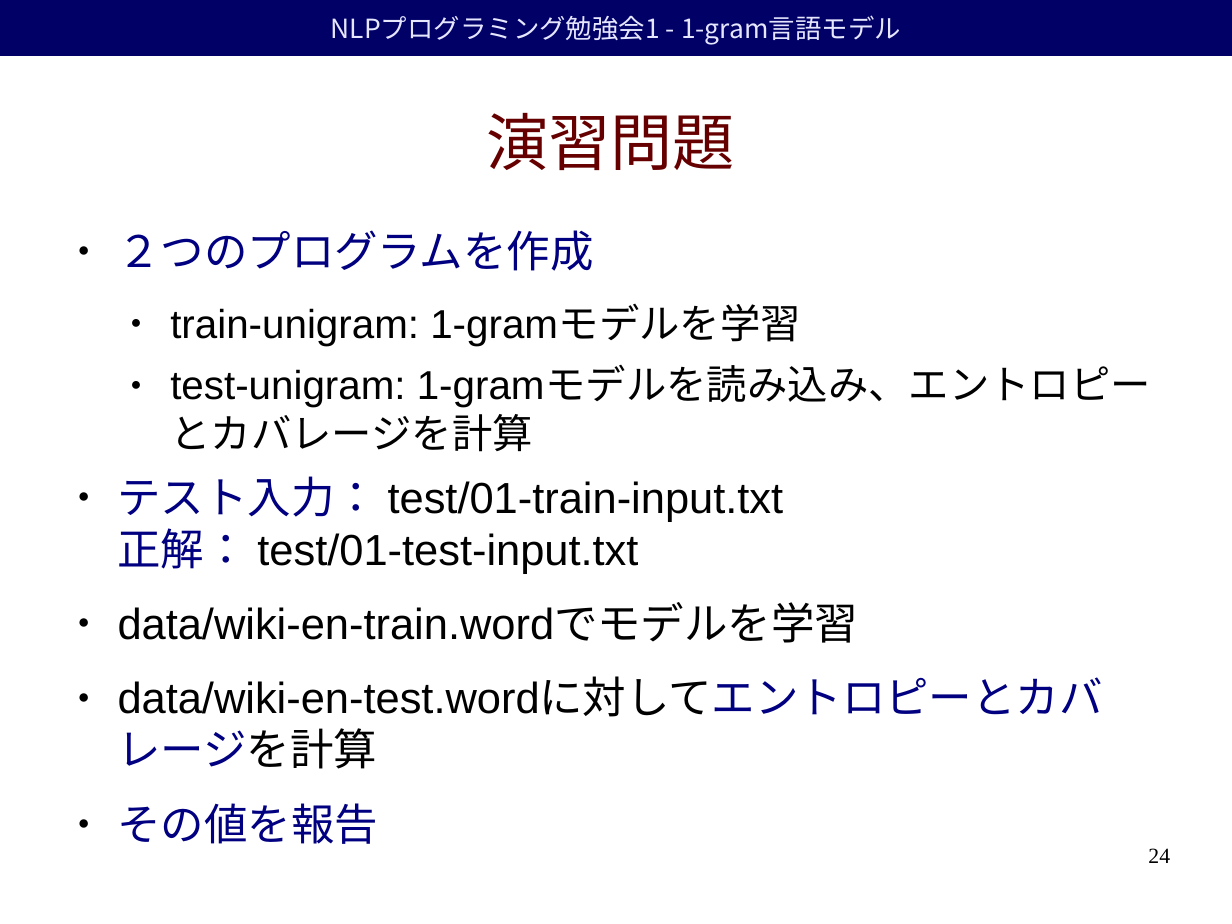
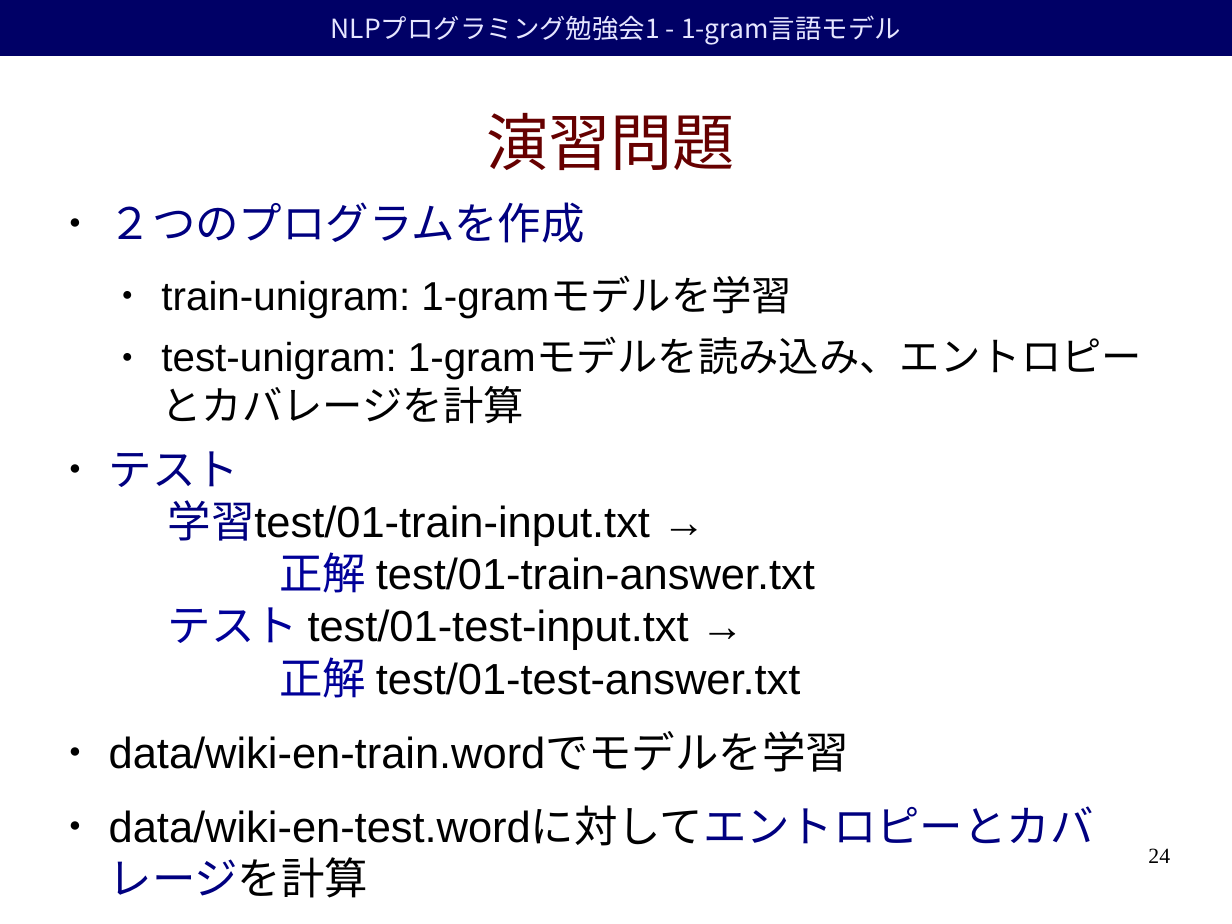
Before and after one commit to duffrind/nlppractice, a slide deck: slide 24 of download/01-unigramlm/nlp-programming-ja-01-unigramlm.odp. Drawn at 1232x924 pixels with LibreOffice and Linux fonts; fonts in the diff are those of the drawing; background and template pictures are left out. Boxes give left, top, right and bottom in pixels: in the first picture for what was removed or moved away, otherwise in the second. Text is boxed around its words. In the diff, an @@ line names an element or a change of style, - is before the commit and + after.

```diff
--- a/download/01-unigramlm/nlp-programming-ja-01-unigramlm.odp
+++ b/download/01-unigramlm/nlp-programming-ja-01-unigramlm.odp
@@ text "２つのプログラムを作成": place and size @@
-text "２つのプログラムを作成" at [118, 230, 1151, 844]
+text "２つのプログラムを作成" at [109, 202, 1142, 846]
@@ text at [109, 451, 815, 698]: text changed @@
-● テスト入力： test/01-train-input.txt
-  正解： test/01-test-input.txt
+● テスト
+  学習test/01-train-input.txt →
+  正解 test/01-train-answer.txt
+  テスト test/01-test-input.txt →
+  正解 test/01-test-answer.txt
@@ text at [118, 803, 378, 844]: paragraph removed @@
-● その値を報告
```
Also in this commit, not shown: 2 other slides changed, 1 other file.
